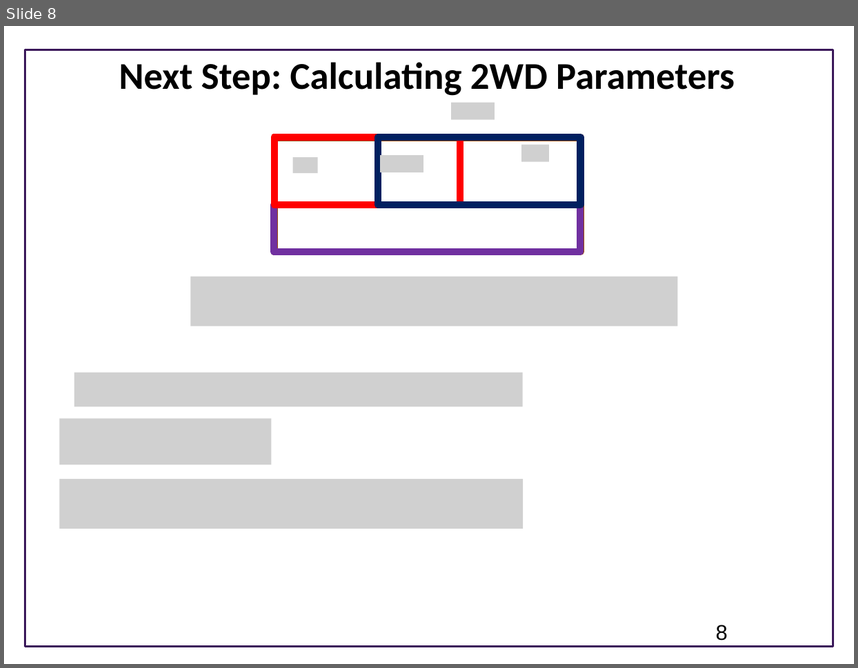
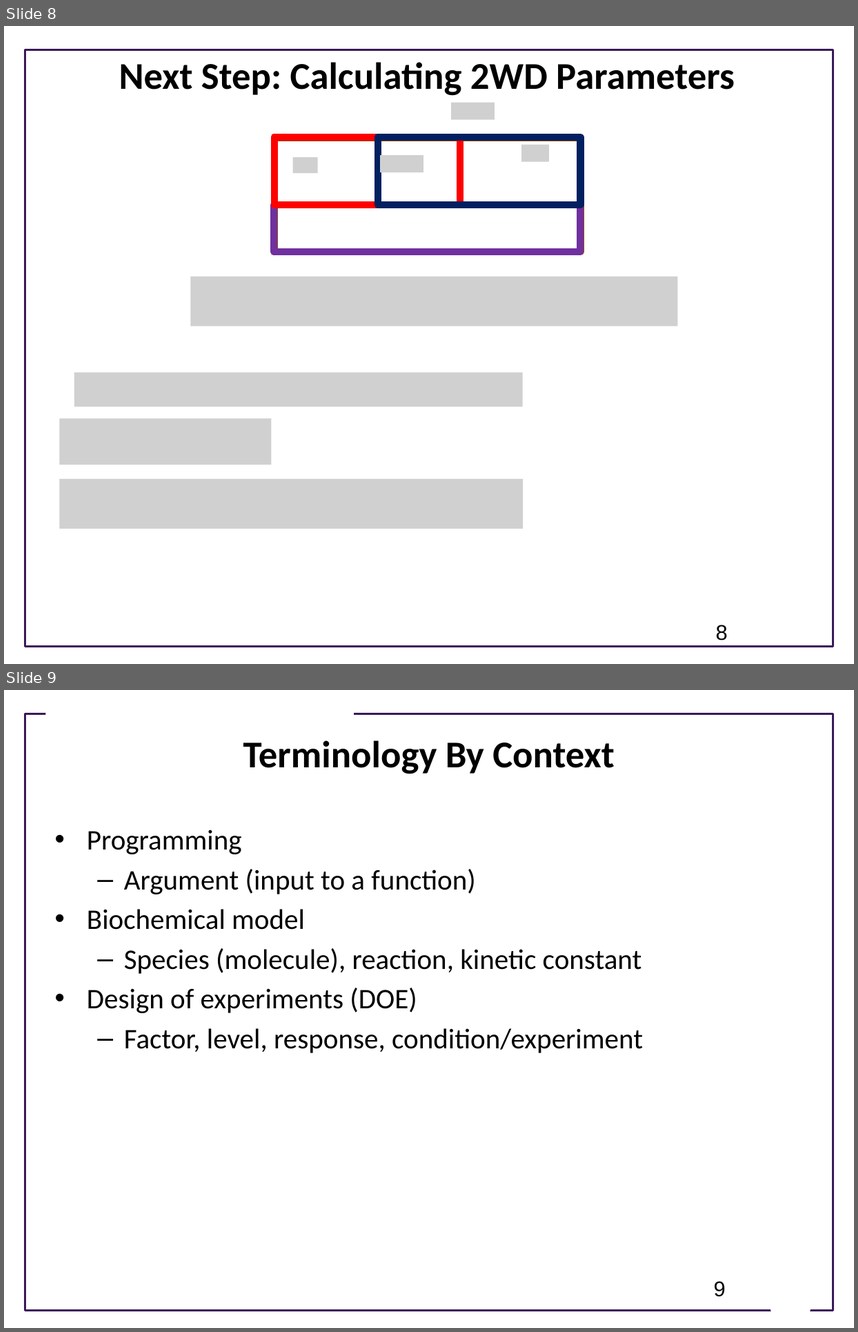
Before and after one commit to ModelEngineering/BIOEN-437, a slide deck: Lectures/Design-Of-Experiments/doe_programming.pptx. Shown one above the other, each under a label of ours: slide 8 before the commit, slides 8 and 9 after it. The pictures are 858x668 and 858x1332 pixels, drawn with LibreOffice and Linux fonts; fonts in the diff are those of the drawing; grey boxes stand for pictures; background and template pictures are left out. Boxes give left, top, right and bottom in pixels: in the first picture for what was removed or moved away, otherwise in the second. Text is boxed around its words. In the diff, an @@ line names an element or a change of style, - is before the commit and + after.

```diff
--- a/Lectures/Design-Of-Experiments/doe_programming.pptx
+++ b/Lectures/Design-Of-Experiments/doe_programming.pptx
@@ slide 9 added at (4, 690, 854, 1328), background #FFFFFF; not listed: 1 template element that a slide beside it also shows @@
@@ rectangle added at (45, 704, 353, 725), fill #FFFFFF @@
@@ title added at (243, 740, 615, 774), 32 pt, text #000000, bold @@
+Terminology By Context
@@ text added at (87, 829, 643, 1053), 24 pt, text #000000 @@
+• Programming
+  – Argument (input to a function)
+• Biochemical model
+  – Species (molecule), reaction, kinetic constant
+• Design of experiments (DOE)
+  – Factor, level, response, condition/experiment
@@ page number added at (714, 1281, 726, 1297), 18 pt, text #000000 @@
+9
@@ trapezoid added at (763, 1280, 818, 1317), fill #FFFFFF @@
```
Also in this commit, not shown: 1 slide changed, 7 other slides added, 1 slide removed, 7 other files.
